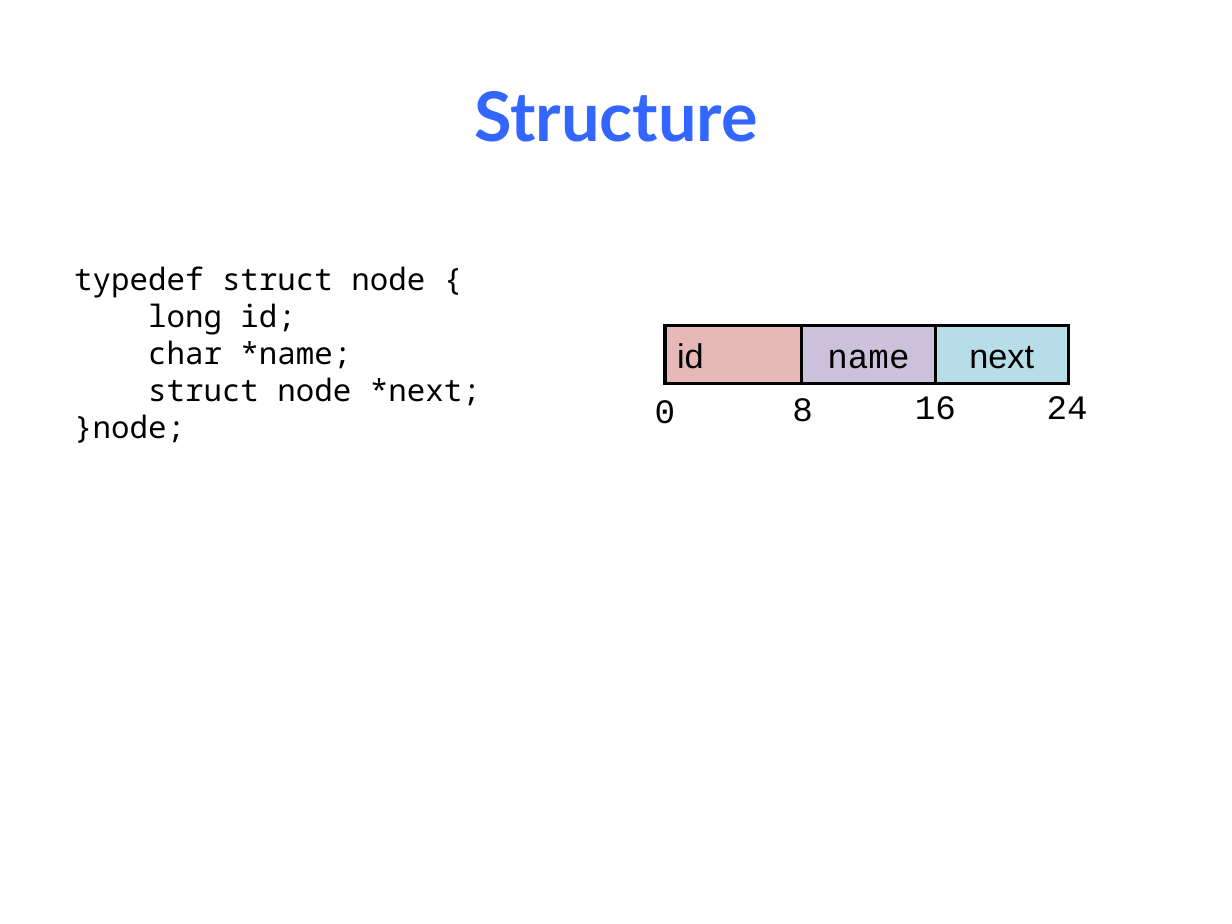
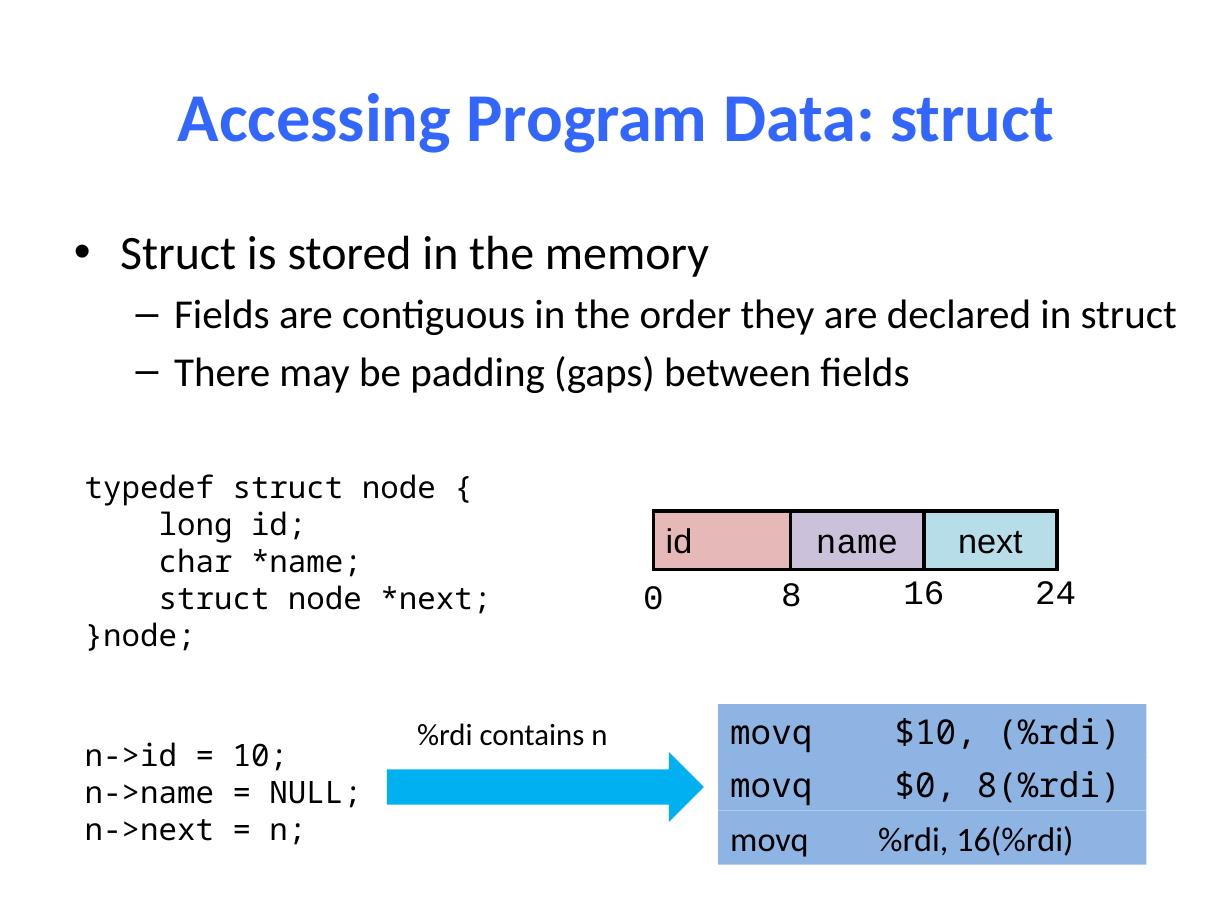
Before and after one commit to NYU-CSO/nyu-cso.github.io, a slide deck: slide 32 of notes/09-Machine_Data.pptx (slide 25 before the commit). Drawn at 1232x924 pixels with LibreOffice and Linux fonts; fonts in the diff are those of the drawing. Boxes give left, top, right and bottom in pixels: in the first picture for what was removed or moved away, otherwise in the second. Text is boxed around its words. In the diff, an @@ line names an element or a change of style, - is before the commit and + after.

```diff
--- a/notes/09-Machine_Data.pptx
+++ b/notes/09-Machine_Data.pptx
@@ title at <box>178,93,1054,153</box>: text changed; font Lato to Calibri @@
-Structure
+Accessing Program Data: struct
@@ text added at <box>120,235,1177,393</box>, 24 pt, text #000000 @@
+• Struct is stored in the memory
+  – Fields are contiguous in the order they are declared in struct
+  – There may be padding (gaps) between fields
@@ text "typedef struct node {": place and size @@
-text "typedef struct node {" at <box>74,266,481,443</box>
+text "typedef struct node {" at <box>85,474,491,651</box>
@@ 4 texts, 3 rectangles: place and size @@
-4 texts, 3 rectangles at <box>655,325,1088,424</box>
+4 texts, 3 rectangles at <box>643,511,1076,610</box>
@@ rectangle added at <box>718,703,1147,758</box>, fill #8EB4E3, 20 pt, text #000000 @@
+movq $10, (%rdi)
@@ text added at <box>85,742,361,845</box>, 18 pt, text #000000 @@
+n->id = 10;
+n->name = NULL;
+n->next = n;
@@ text added at <box>417,723,607,746</box>, 18 pt, text #000000 @@
+%rdi contains n
@@ right arrow added at <box>387,752,703,822</box>, fill #00B0F0 @@
@@ text added at <box>730,771,1121,806</box>, 20 pt, text #000000 @@
+movq $0, 8(%rdi)
@@ rectangle added at <box>718,811,1147,865</box>, fill #8EB4E3, 20 pt, text #000000 @@
+movq %rdi, 16(%rdi)
```
Also in this commit, not shown: 27 other slides changed, 12 slides added, 5 slides removed, 4 other files.
